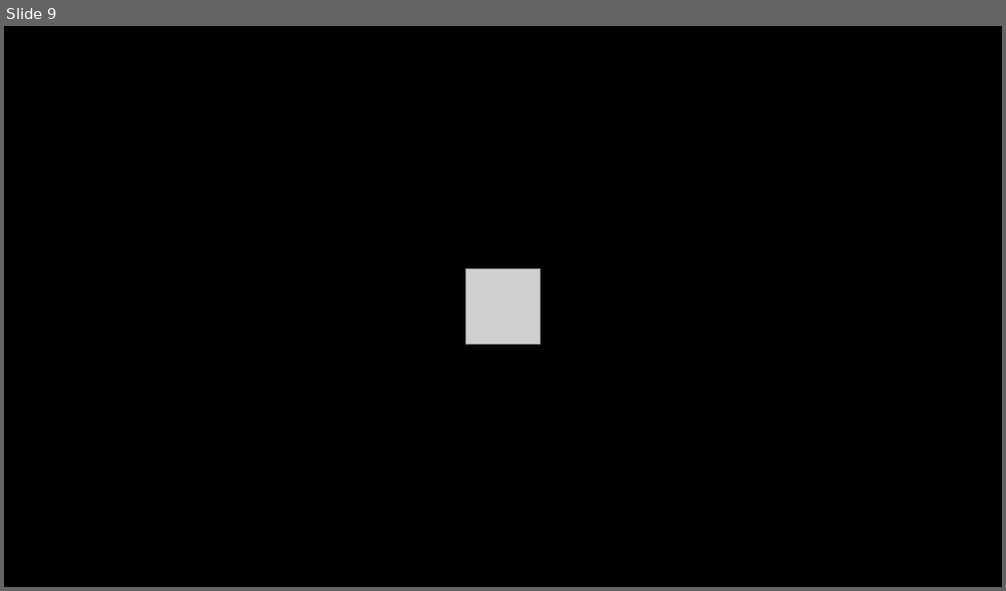
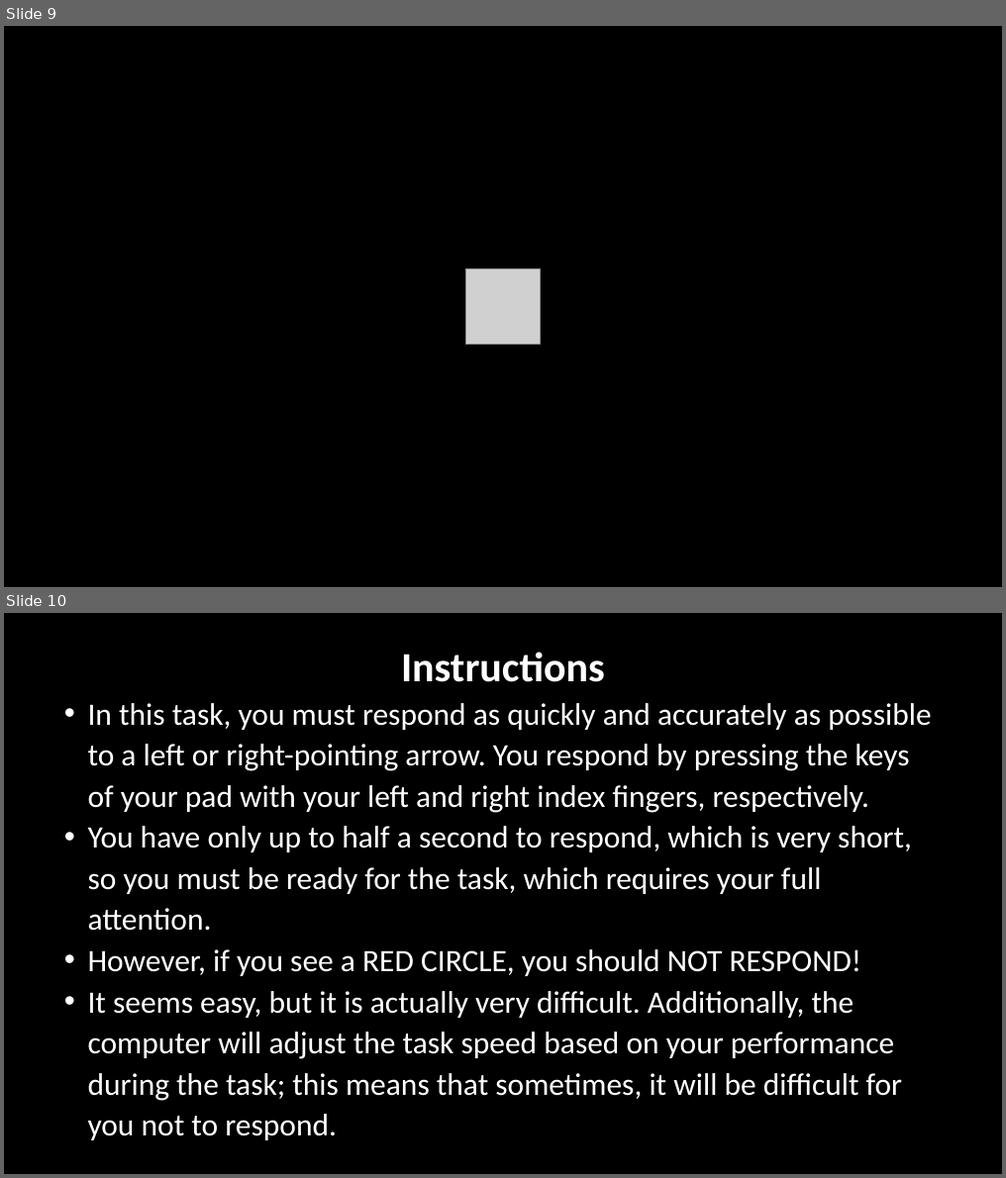
Before and after one commit to LabBench-Society/Protocols, a slide deck: docs/stopsignal/Images.pptx. Shown one above the other, each under a label of ours: slide 9 before the commit, slides 9 and 10 after it. The pictures are 1006x591 and 1006x1178 pixels, drawn with LibreOffice and Linux fonts; fonts in the diff are those of the drawing; grey boxes stand for pictures. Boxes give left, top, right and bottom in pixels: in the first picture for what was removed or moved away, otherwise in the second. Text is boxed around its words. In the diff, an @@ line names an element or a change of style, - is before the commit and + after.

```diff
--- a/docs/stopsignal/Images.pptx
+++ b/docs/stopsignal/Images.pptx
@@ slide 10 added at [4, 613, 1002, 1174], background #000000 @@
@@ text added at [88, 652, 931, 1141], 30 pt, text #FFFFFF @@
+Instructions
+• In this task, you must respond as quickly and accurately as possible to a left or right-pointing arrow. You respond by pressing the keys of your pad with your left and right index fingers, respectively.
+• You have only up to half a second to respond, which is very short, so you must be ready for the task, which requires your full attention.
+• However, if you see a RED CIRCLE, you should NOT RESPOND!
+• It seems easy, but it is actually very difficult. Additionally, the computer will adjust the task speed based on your performance during the task; this means that sometimes, it will be difficult for you not to respond.
```
Also in this commit, not shown: 1 slide changed, 5 other files.
